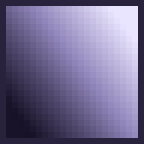
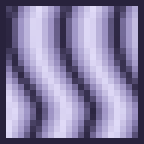
The second 144×144 image is a revision of the first. Changes to its layers:
added layer "Drift" above "Fractal 2" over [6, 6, 138, 138]
hid "Gradient" over [6, 6, 138, 138]
